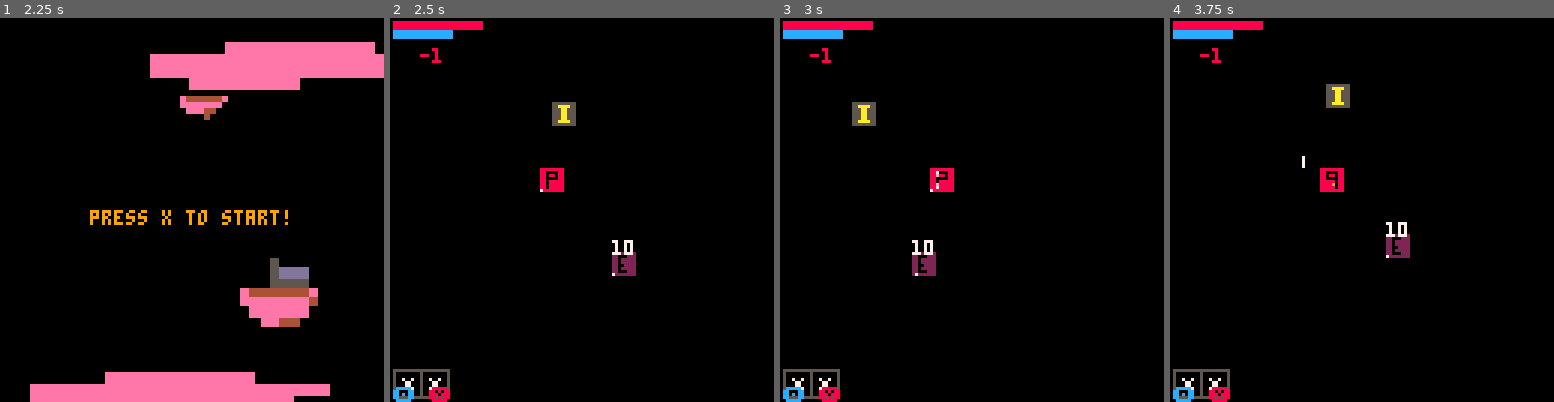
Above: before the commit, frames 1-4 (left to right).
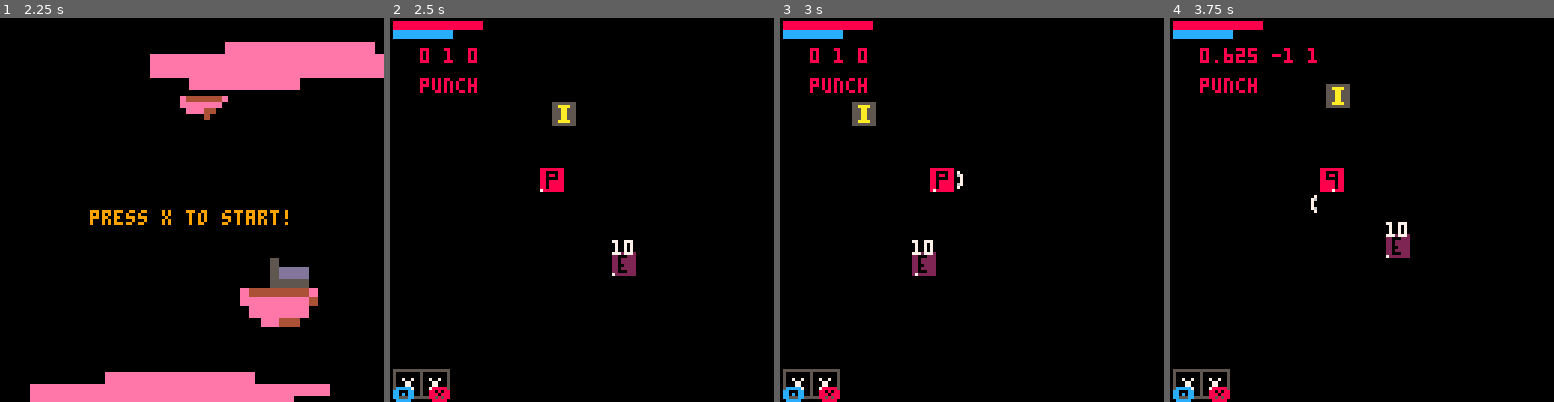
Above: after the commit, the same moments.

Repository: FrederikHR/GDB
Game: PICO-8 cartridge NewGame/main.p8
The game is run twice, just before and just after one commit, with the same random seed, the same clock (stepped at 60 frames per second) and the same inputs.
Inputs:
- Up to frame 1 (2.25 s): tap X (X key) at 0.33, 1.07, 1.85 s; tap O (Z key) at 0.7, 1.7, 2.1 s; hold Right 1.6-2.1 s; hold Up from 2.15 s (still down)
- Up to frame 2 (2.5 s): release Up at 2.42 s; hold Right from 2.47 s (still down)
- Up to frame 3 (3 s): keep holding Right; tap O (Z key) at 2.5, 2.9 s; tap X (X key) at 2.97 s
- Up to frame 4 (3.75 s): release Right at 3.03 s; hold Left 3.08-3.58 s; tap O (Z key) at 3.3, 3.7 s; hold Down from 3.63 s (still down)

Frame 1 is identical in both runs. In frame 2, 0.5% of the frame differs, in the area x 7-23%, y 7-20%; in frame 3, 0.6%; in frame 4, 0.8%, in the area x 7-43%, y 7-51%.

Commit message:
clustertruck

Diff:
--- a/NewGame/main.p8
+++ b/NewGame/main.p8
@@ -1,14 +1,12 @@
 pico-8 cartridge // http://www.pico-8.com
 version 41
 __lua__
---#include draw
---#include update
 #include scripts/scenes/menu.lua
 #include scripts/scenes/game.lua
 #include scripts/scenes/inventory.lua
+#include scripts/gear/item.lua
 #include scripts/gear/attacks.lua
 #include scripts/gear/lib.lua
-#include scripts/gear/item.lua
 #include scripts/entities/player.lua
 #include scripts/entities/enemy.lua
 #include scripts/utils/utils.lua
--- a/NewGame/scripts/entities/player.lua
+++ b/NewGame/scripts/entities/player.lua
@@ -39,6 +39,7 @@
     move_player()
     player_pickup()
     player_attack()
+    update_attack()
     animate(p)
     animate(patk1)
     animate(patk2)
@@ -61,8 +62,8 @@
         p.flp=true
         p.play="walk"
         p.pressarrow=true
-        dir1[1]=-2
-        dir2[1]=-2
+        dir1[1]=-1
+        dir2[1]=-1
     end
     if btn(➡️) then
         p.dx+=p.acc
@@ -76,8 +77,8 @@
         p.dy-=p.acc
         p.play="walk"
         p.pressarrow=true
-        dir1[2]=-2
-        dir2[2]=-2
+        dir1[2]=-1
+        dir2[2]=-1
         updown=true
     end
     if btn(⬇️) then
@@ -95,17 +96,14 @@
     end
     p.pressarrow=false
 
-    -- update attack
-    if p.attack then
+    --update attack direction
+    if not p.attack then
         if (not updown) dir1[2]=0
         patk1.dir=dir1
-        patk1.x=p.x+patk1.dir[1]*patk1.sw
-        patk1.y=p.y+patk1.dir[2]*patk1.sh
-    elseif p.attack2 then
+    end
+    if not p.attack2 then
         if (not updown) dir2[2]=0
         patk2.dir=dir2
-        patk2.x=p.x+patk2.dir[1]*patk2.sw
-        patk2.y=p.y+patk2.dir[2]*patk2.sh
     end
 
     --update position
@@ -130,29 +128,30 @@
     end
 end
 
+function update_attack()
+    if p.attack then
+        --patk1.x=p.x+p.sz\2+8*cos(atan2(dir1[1],dir1[2]))
+        --patk1.y=p.y+p.sz\2+8*sin(atan2(dir1[1],dir1[2]))
+        patk1.x=p.x+p.sz\2+patk1.dir[1]*8
+        patk1.y=p.y+p.sz\2+patk1.dir[2]*8
+
+    elseif p.attack2 then
+        patk2.x=p.x+p.sz\2+patk2.dir[1]*8
+        patk2.y=p.y+p.sz\2+patk2.dir[2]*8
+    end
+end
+
 function player_attack()
     -- if not already attacking
     if patk1.aframe==0 and patk2.aframe==0 then
-        if btnp(❎) then
+        if btnp(🅾️) then
             p.attack=true
             p.play="attack_1"
-            patk1.play="punch"
-            sfx(player_sfx.attack_sfx)
-            if p.left_swipe then
-                p.left_swipe=false
-            else
-                p.left_swipe=true
-            end
-        elseif btnp(🅾️) then
+            do_atk(1)
+        elseif btnp(❎) then
             p.attack2=true
             p.play="attack_1"
-            patk2.play="punch"
-            sfx(player_sfx.attack_sfx)
-            if p.left_swipe then
-                p.left_swipe=false
-            else
-                p.left_swipe=true
-            end
+            do_atk(2)
         end
     end
     --atk_collide()
@@ -161,7 +160,7 @@
 function atk_collide()
     if p.aframe==p.max_aframe\2 then
         for _,e in pairs(enemies) do
-            if (collide_sprite(atk,"atk",e) and atk.spr != -1) e.health-=1
+            if (collide_atk(atk,e) and atk.spr != -1) e.health-=1
         end
     end
 end
@@ -184,11 +183,14 @@
 
 function update_atk(item,slot)
     if item==0 then
-        patk1=atk0
+        patk1=tblclone(atk0)
         patk2=tblclone(atk0)
     else
-        atk=item_atks[item]
-        if (slot==2) atk.anims=atk.anims2
+        if slot==1 then
+            patk1=tblclone(item_atks[item])
+        else
+            patk2=tblclone(item_atks[item])
+        end
     end
 end
 
--- a/NewGame/scripts/gear/attacks.lua
+++ b/NewGame/scripts/gear/attacks.lua
@@ -1,27 +1,210 @@
+function do_atk(slot)
+    if equipment[slot].type == "none" then
+        if slot==1 then
+            patk1.play="punch"
+        else
+            patk2.play="punch"
+        end
+    else
+        if slot==1 then
+            patk1.play=move1
+        else
+            patk2.play=move2
+        end
+    end
+
+    sfx(player_sfx.attack_sfx)
+    if p.left_swipe then
+        p.left_swipe=false
+    else
+        p.left_swipe=true
+    end
+end
+
 --no items
 atk0 = {
     spr=0,
     play="idle",
     x=0,
     y=0,
-    sw=4,
-    sh=8,
-    dir={1,0},
-    aframe=0,
-    max_aframe=10,
-    anims={
-        idle={fr=1,-1},
-        punch={fr=15,48,49},
-    },
-    anims2={
-        idle={fr=1,-1},
-        punch={fr=15,48,49},
+    sw=8,
+    sh=8,
+    dir={1,0},
+    aframe=0,
+    max_aframe=50,
+    range=true,
+    speed=1,
+    move1="punch",
+    anims={
+        idle={fr=1,-1},
+        punch={fr=15,48,49}
     }
 }
 
 --sword
 atk1 = {
-    idle={fr=1,-1},
-    slice={fr=0.5, 21,22,23,24,25,26,27,28,29,30}
-    --slice={fr=0.4, 37,38,39,40,41,42,43,44,45,46}
-}
+    spr=0,
+    play="idle",
+    x=0,
+    y=0,
+    sw=8,
+    sh=8,
+    dir={1,0},
+    aframe=0,
+    max_aframe=50,
+    range=true,
+    speed=1,
+    move1="slice",
+    move2="slice",
+    anims={
+        idle={fr=1,-1},
+        slice={fr=0.5, 21,22,23,24,25,26,27,28,29,30}
+    }
+}
+
+--TODO:spear
+atk2 = {
+    spr=0,
+    play="idle",
+    x=0,
+    y=0,
+    sw=8,
+    sh=8,
+    dir={1,0},
+    aframe=0,
+    max_aframe=50,
+    range=true,
+    speed=1,
+    move1="slice",
+    move2="slice",
+    anims={
+        idle={fr=1,-1},
+        slice={fr=0.5, 21,22,23,24,25,26,27,28,29,30}
+    }
+}
+
+--TODO:dagger
+atk3 = {
+    spr=0,
+    play="idle",
+    x=0,
+    y=0,
+    sw=8,
+    sh=8,
+    dir={1,0},
+    aframe=0,
+    max_aframe=50,
+    range=true,
+    speed=1,
+    move1="slice",
+    move2="slice",
+    anims={
+        idle={fr=1,-1},
+        slice={fr=0.5, 21,22,23,24,25,26,27,28,29,30}
+    }
+}
+
+--TODO:wand
+atk4 = {
+    spr=0,
+    play="idle",
+    x=0,
+    y=0,
+    sw=8,
+    sh=8,
+    dir={1,0},
+    aframe=0,
+    max_aframe=50,
+    range=true,
+    speed=1,
+    move1="slice",
+    move2="slice",
+    anims={
+        idle={fr=1,-1},
+        slice={fr=0.5, 21,22,23,24,25,26,27,28,29,30}
+    }
+}
+
+--TODO:mace
+atk5 = {
+    spr=0,
+    play="idle",
+    x=0,
+    y=0,
+    sw=8,
+    sh=8,
+    dir={1,0},
+    aframe=0,
+    max_aframe=50,
+    range=true,
+    speed=1,
+    move1="slice",
+    move2="slice",
+    anims={
+        idle={fr=1,-1},
+        slice={fr=0.5, 21,22,23,24,25,26,27,28,29,30}
+    }
+}
+
+--TODO:orb
+atk6 = {
+    spr=0,
+    play="idle",
+    x=0,
+    y=0,
+    sw=8,
+    sh=8,
+    dir={1,0},
+    aframe=0,
+    max_aframe=50,
+    range=true,
+    speed=1,
+    move1="slice",
+    move2="slice",
+    anims={
+        idle={fr=1,-1},
+        slice={fr=0.5, 21,22,23,24,25,26,27,28,29,30}
+    }
+}
+
+--TODO:shield
+atk7 = {
+    spr=0,
+    play="idle",
+    x=0,
+    y=0,
+    sw=8,
+    sh=8,
+    dir={1,0},
+    aframe=0,
+    max_aframe=50,
+    range=true,
+    speed=1,
+    move1="slice",
+    move2="slice",
+    anims={
+        idle={fr=1,-1},
+        slice={fr=0.5, 21,22,23,24,25,26,27,28,29,30}
+    }
+}
+
+--TODO:whip
+atk8 = {
+    spr=0,
+    play="idle",
+    x=0,
+    y=0,
+    sw=8,
+    sh=8,
+    dir={1,0},
+    aframe=0,
+    max_aframe=50,
+    range=true,
+    speed=1,
+    move1="slice",
+    move2="slice",
+    anims={
+        idle={fr=1,-1},
+        slice={fr=0.5, 21,22,23,24,25,26,27,28,29,30}
+    }
+}
--- a/NewGame/scripts/gear/item.lua
+++ b/NewGame/scripts/gear/item.lua
@@ -29,7 +29,6 @@
     item.sz=1
     item.taken=false
     item.slot="none"
-    --item.anims=atk1_anims--item_anims[item.type]
 
     return item
 end
--- a/NewGame/scripts/scenes/game.lua
+++ b/NewGame/scripts/scenes/game.lua
@@ -23,7 +23,8 @@
     end
     draw_attack()
     draw_hud()
-    print(patk1.spr,cx+10,cy+10)
+    print(atan2(patk1.dir[1],patk1.dir[2]).." "..patk1.dir[1].." "..patk1.dir[2],cx+10,cy+10)
+    print(patk1.move1,cx+10,cy+20)
 end
 
 function game_update()
--- a/NewGame/scripts/scenes/inventory.lua
+++ b/NewGame/scripts/scenes/inventory.lua
@@ -108,6 +108,7 @@
         inventory[pos].taken=true
         inventory[pos].slot=12
         inv_prompt=false
+        update_atk(equipment[1].type,1)
     elseif btnp(❎) then
         reset_slot(2)
         --reset_item(8)
@@ -116,6 +117,7 @@
         inventory[pos].taken=true
         inventory[pos].slot=8
         inv_prompt=false
+        update_atk(equipment[2].type,2)
     end
 end
 
